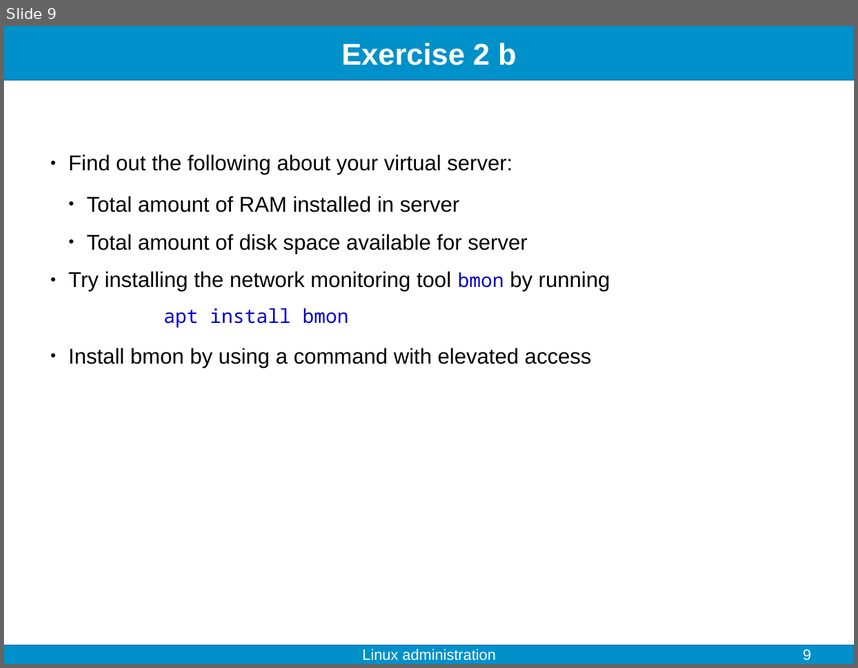
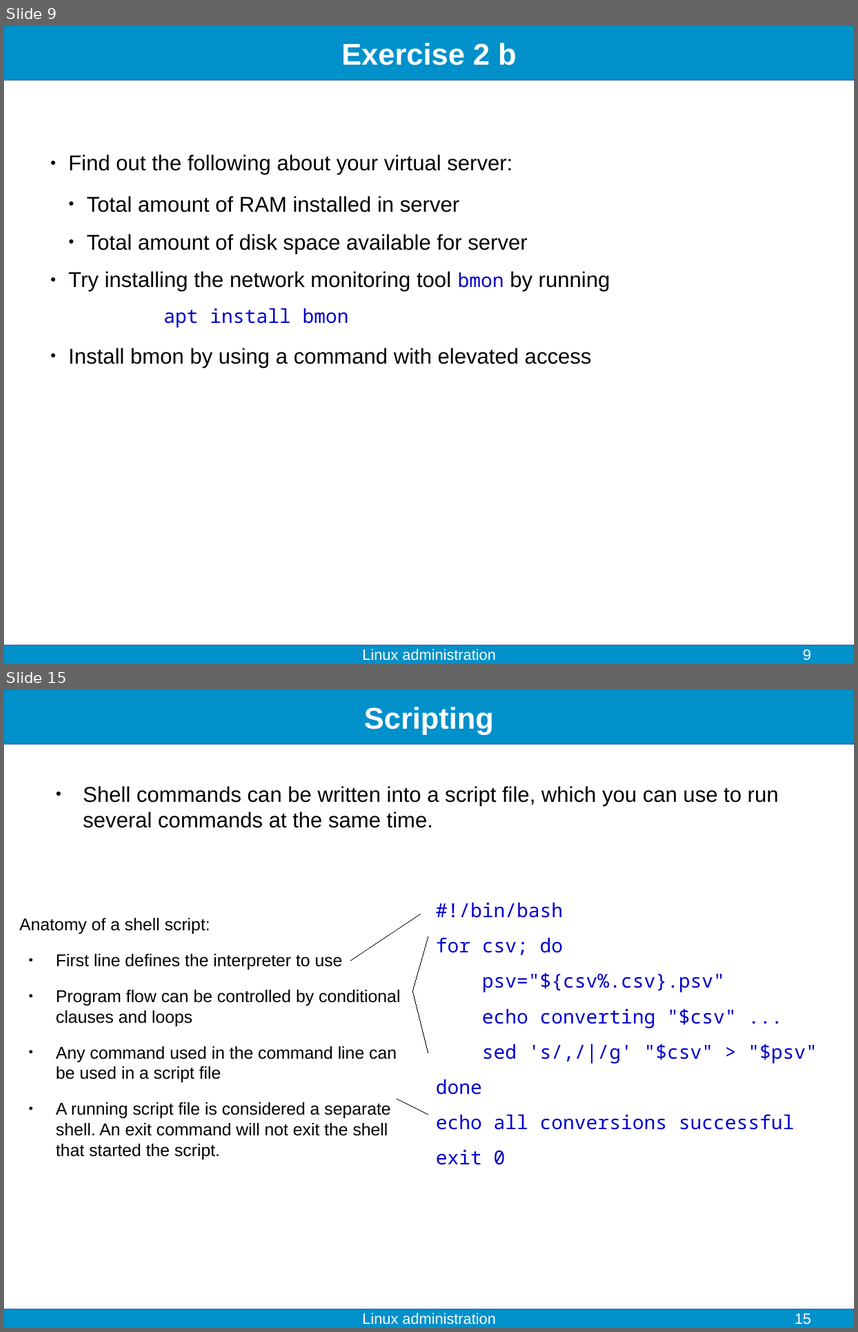
Before and after one commit to fjelltopp/training, a slide deck: linux_administration/linux_administration.odp. Shown one above the other, each under a label of ours: slide 9 before the commit, slides 9 and 15 after it; the slides between them are not shown. The pictures are 858x668 and 858x1332 pixels, drawn with LibreOffice and Linux fonts; fonts in the diff are those of the drawing. Boxes give left, top, right and bottom in pixels: in the first picture for what was removed or moved away, otherwise in the second. Text is boxed around its words. In the diff, an @@ line names an element or a change of style, - is before the commit and + after.

```diff
--- a/linux_administration/linux_administration.odp
+++ b/linux_administration/linux_administration.odp
@@ slide 15 added at box(4, 690, 854, 1328), background #FFFFFF; not listed: 2 template elements that a slide beside it also shows @@
@@ title added at box(364, 707, 494, 735), 28 pt, text #FFFFFF, bold @@
+Scripting
@@ text added at box(83, 786, 779, 828), 20 pt, text #000000 @@
+● Shell commands can be written into a script file, which you can use to run several commands at the same time.
@@ line added from (351, 960) to (421, 914), #000000 0 pt @@
@@ text added at box(436, 902, 818, 1165), 18 pt, text #0000CC @@
+#!/bin/bash
+for csv; do
+psv="${csv%.csv}.psv"
+echo converting "$csv" ...
+sed 's/,/|/g' "$csv" > "$psv"
+done
+echo all conversions successful
+exit 0
@@ text added at box(19, 918, 400, 1159), 16 pt, text #000000 @@
+Anatomy of a shell script:
+● First line defines the interpreter to use
+● Program flow can be controlled by conditional clauses and loops
+● Any command used in the command line can be used in a script file
+● A running script file is considered a separate shell. An exit command will not exit the shell that started the script.
@@ line added from (413, 991) to (428, 937), #000000 0 pt @@
@@ line added from (428, 1052) to (413, 991), #000000 0 pt @@
@@ line added from (428, 1114) to (397, 1099), #000000 0 pt @@
@@ text added at box(362, 1312, 495, 1324), 14 pt, text #FFFFFF @@
+Linux administration
@@ page number added at box(795, 1313, 811, 1324), 14 pt, text #FFFFFF @@
+15
```
Also in this commit, not shown: 4 slides changed, 3 other slides added, 1 other file.
